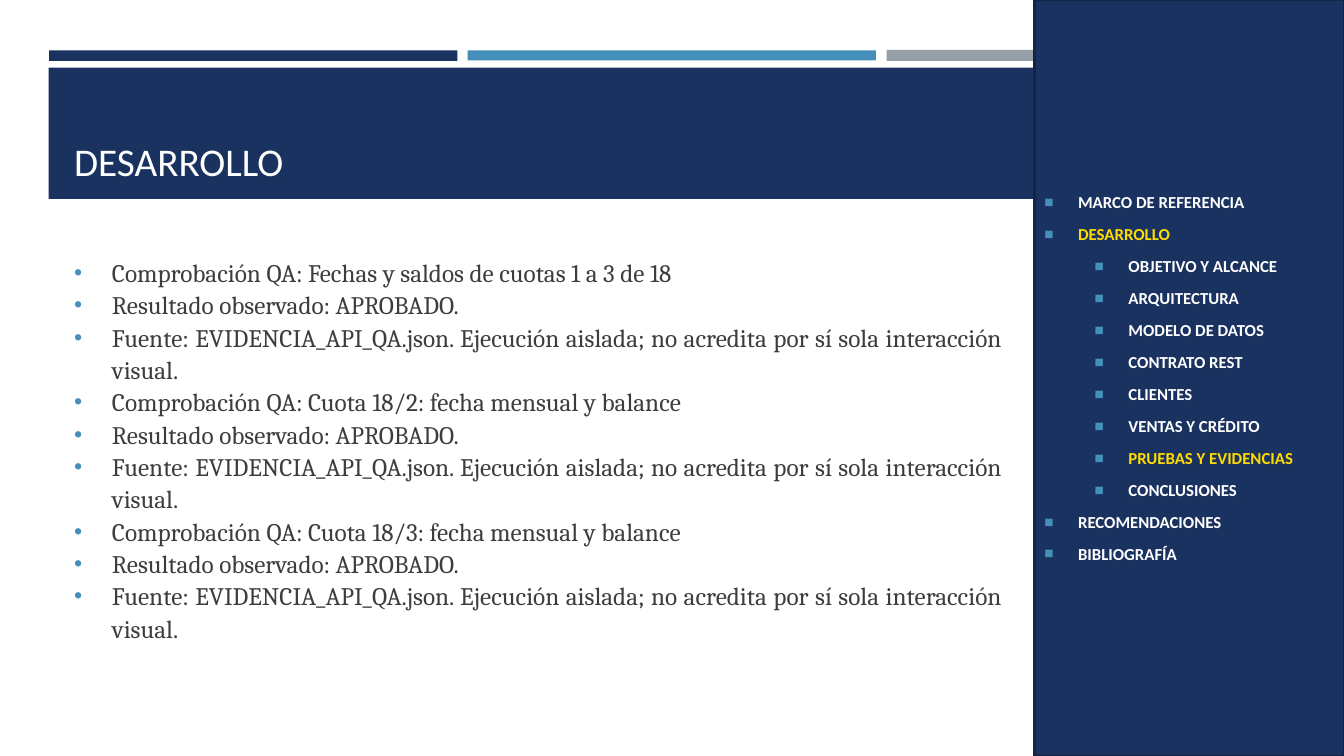
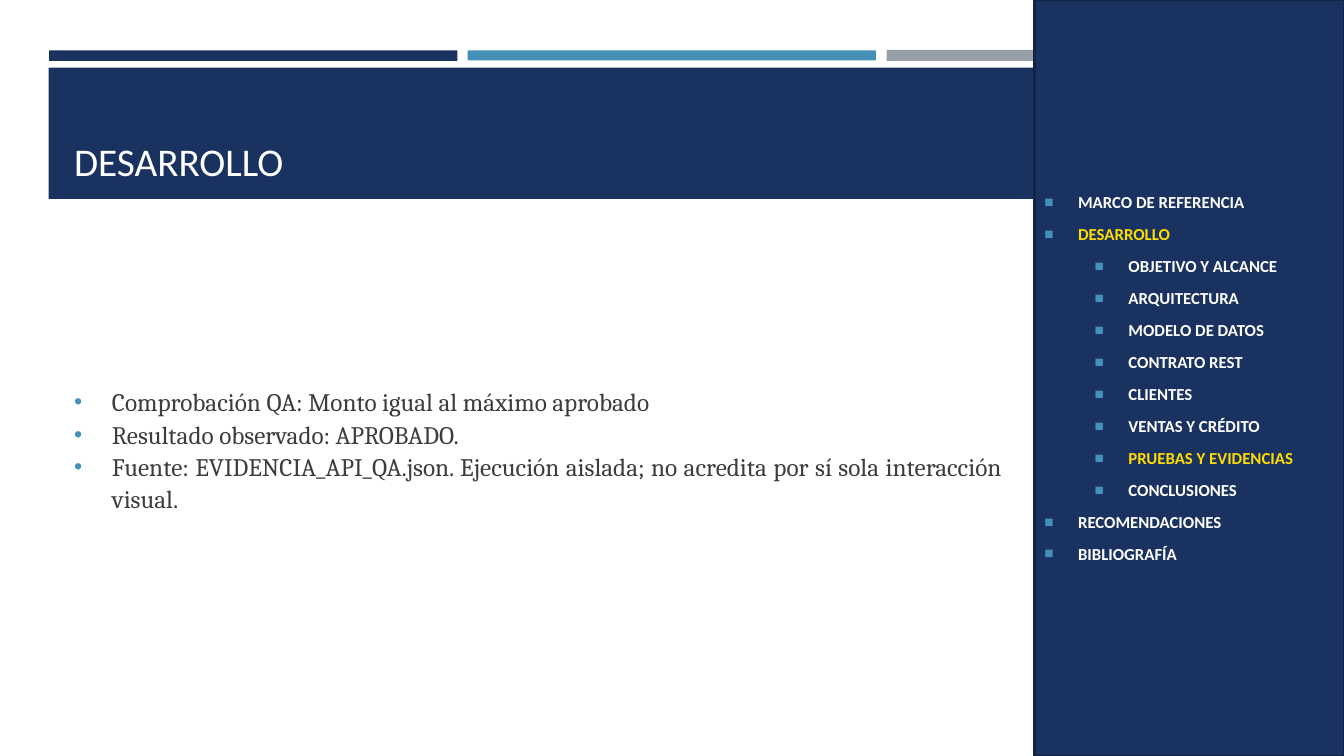
Before and after one commit to gamurigm/examen-arq-1, a slide deck: slide 43 of 05. DOCUMENTACION/02. PRESENTACION/PRESENTACION_CELULAR_BDDLOCAL_RESTFUL_DOTNET_GR09.pptx. Drawn at 1344x756 pixels with LibreOffice and Linux fonts; fonts in the diff are those of the drawing. Boxes give left, top, right and bottom in pixels: in the first picture for what was removed or moved away, otherwise in the second. Text is boxed around its words. In the diff, an @@ line names an element or a change of style, - is before the commit and + after.

```diff
--- a/05. DOCUMENTACION/02. PRESENTACION/PRESENTACION_CELULAR_BDDLOCAL_RESTFUL_DOTNET_GR09.pptx
+++ b/05. DOCUMENTACION/02. PRESENTACION/PRESENTACION_CELULAR_BDDLOCAL_RESTFUL_DOTNET_GR09.pptx
@@ text at box(112, 393, 649, 417): text changed @@
-• Comprobación QA: Fechas y saldos de cuotas 1 a 3 de 18
+• Comprobación QA: Monto igual al máximo aprobado
@@ text at box(112, 393, 1002, 638): paragraphs removed @@
-• Comprobación QA: Cuota 18/2: fecha mensual y balance
-• Resultado observado: APROBADO.
-• Fuente: EVIDENCIA_API_QA.json. Ejecución aislada; no acredita por sí sola interacción visual.
-• Comprobación QA: Cuota 18/3: fecha mensual y balance
-• Resultado observado: APROBADO.
-• Fuente: EVIDENCIA_API_QA.json. Ejecución aislada; no acredita por sí sola interacción visual.
```
Also in this commit, not shown: 32 other slides changed, 3 slides added, 11 other files.
